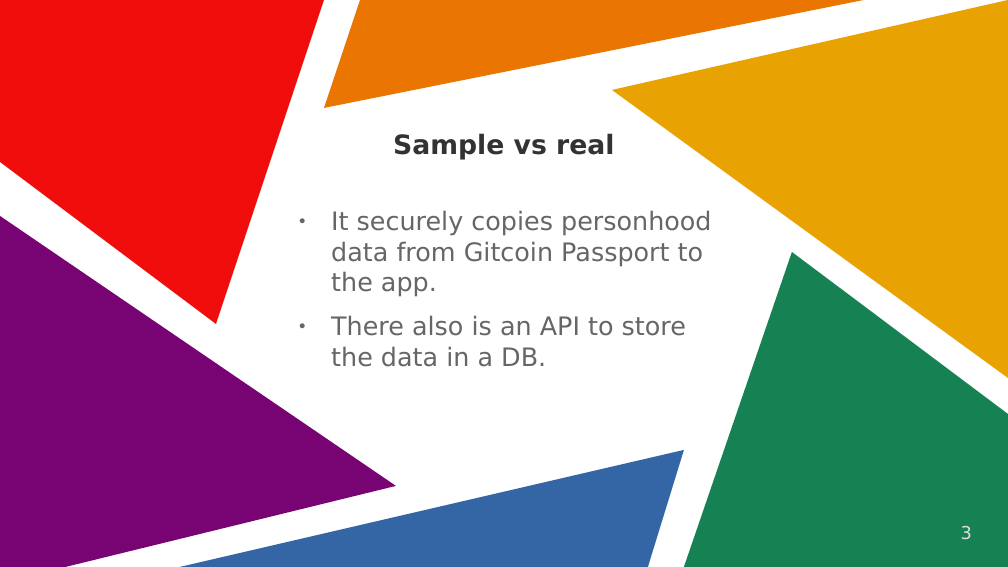
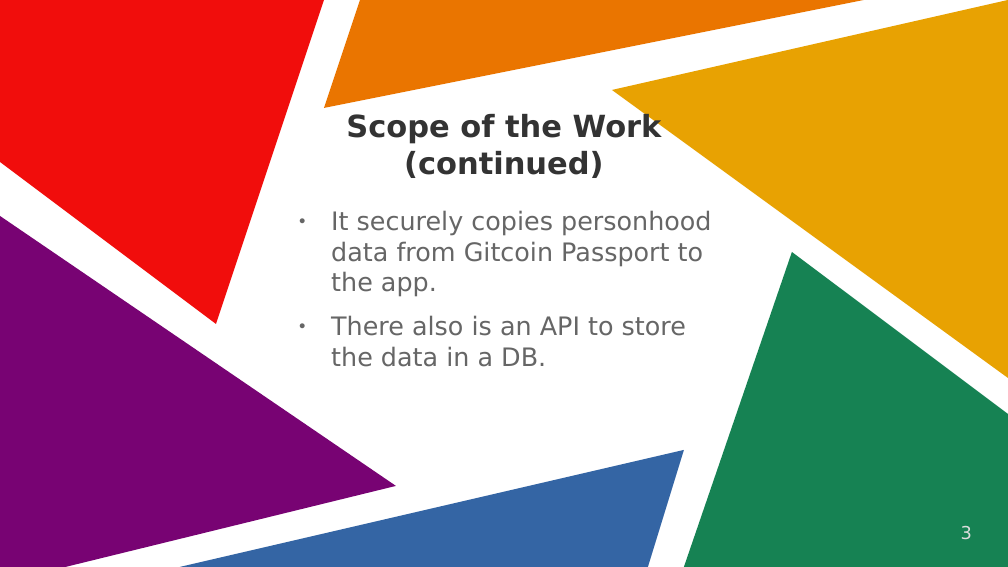
Before and after one commit to vporton/ic-eth-starter, a slide deck: slide 3 of docs/presentation.odp. Drawn at 1008x567 pixels with LibreOffice and Linux fonts; fonts in the diff are those of the drawing. Boxes give left, top, right and bottom in pixels: in the first picture for what was removed or moved away, otherwise in the second. Text is boxed around its words. In the diff, an @@ line names an element or a change of style, - is before the commit and + after.

Commit message:
presentation

```diff
--- a/docs/presentation.odp
+++ b/docs/presentation.odp
@@ title at (x1=346, y1=113, x2=662, y2=178): text changed; size 21 to 24 pt @@
-Sample vs real
+Scope of the Work
+(continued)
```
